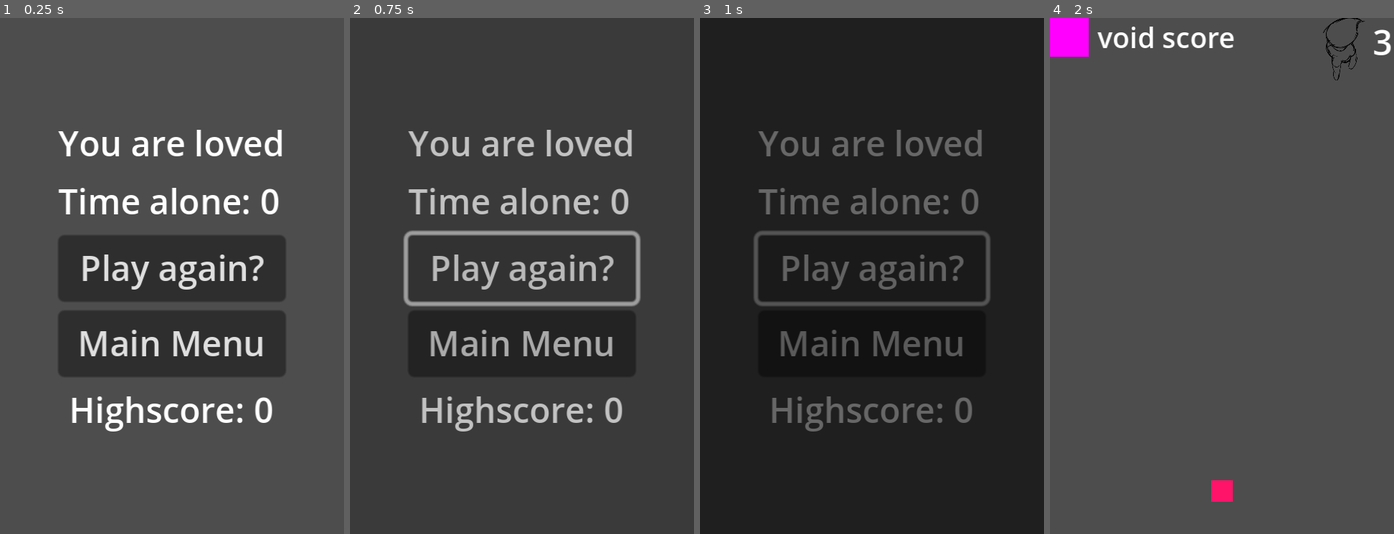
Above: before the commit, frames 1-4 (left to right).
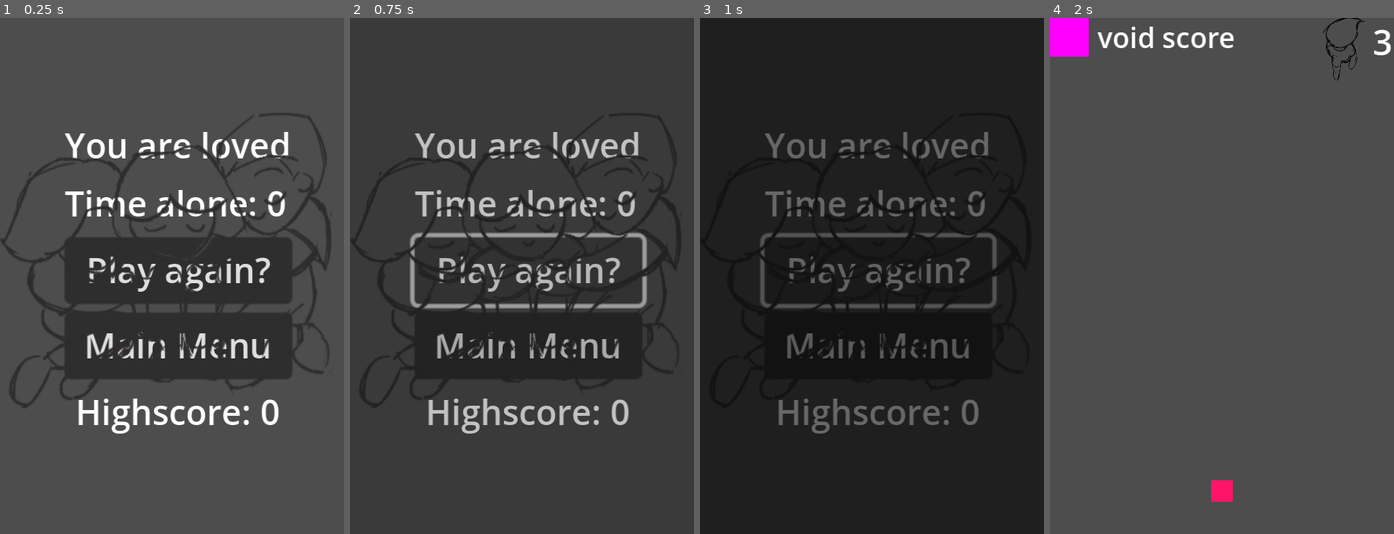
Above: after the commit, the same moments.

Repository: Bbubbee/AVoid
Game: Godot game, scene res://scenes/screens/game_start_screen.tscn
Two runs of this game, one before a commit and one after it. Both use one fixed random seed, a clock stepped at 60 frames per second and the inputs below. This scene is started directly instead of the project's main scene.
Inputs:
- Up to frame 1 (0.25 s): no input
- Up to frame 2 (0.75 s): click "Play again?" at 0.5 s
- Up to frame 3 (1 s): no input
- Up to frame 4 (2 s): click "Play again?" at 1.25 s

The runs differ from the first frame. In frame 1, 12% of the frame differs, in the area x 0-97%, y 18-81%; in frame 2, 12%; in frame 3, 9.6%; in frame 4, nothing differs.

Commit message:
add hug pic

Diff:
--- a/scenes/screens/game_start_screen.tscn
+++ b/scenes/screens/game_start_screen.tscn
@@ -1,12 +1,17 @@
-[gd_scene load_steps=2 format=3 uid="uid://bnecave51uqxb"]
+[gd_scene load_steps=3 format=3 uid="uid://bnecave51uqxb"]
 
 [ext_resource type="Script" path="res://scenes/screens/game_start_screen.gd" id="1_l8vry"]
+[ext_resource type="Texture2D" uid="uid://c8cp5ybcdurt2" path="res://assets/people/others/hug.png" id="2_6vvqq"]
 
 [node name="GameStartScreen" type="Control"]
 layout_mode = 3
 anchors_preset = 15
 anchor_right = 1.0
 anchor_bottom = 1.0
+offset_left = 3.0
+offset_top = 1.0
+offset_right = 3.0
+offset_bottom = 1.0
 grow_horizontal = 2
 grow_vertical = 2
 script = ExtResource("1_l8vry")
@@ -47,5 +52,10 @@
 size_flags_horizontal = 4
 text = "Highscore"
 
+[node name="Hug" type="Sprite2D" parent="."]
+position = Vector2(79.5, 107.75)
+scale = Vector2(0.534375, 0.534375)
+texture = ExtResource("2_6vvqq")
+
 [connection signal="pressed" from="VBoxContainer/Button" to="." method="_on_button_pressed"]
 [connection signal="pressed" from="VBoxContainer/MainMenuButton" to="." method="_on_main_menu_button_pressed"]
Binary file added: assets/people/others/hug.png
Not shown, added: assets/people/others/hug.png.import
